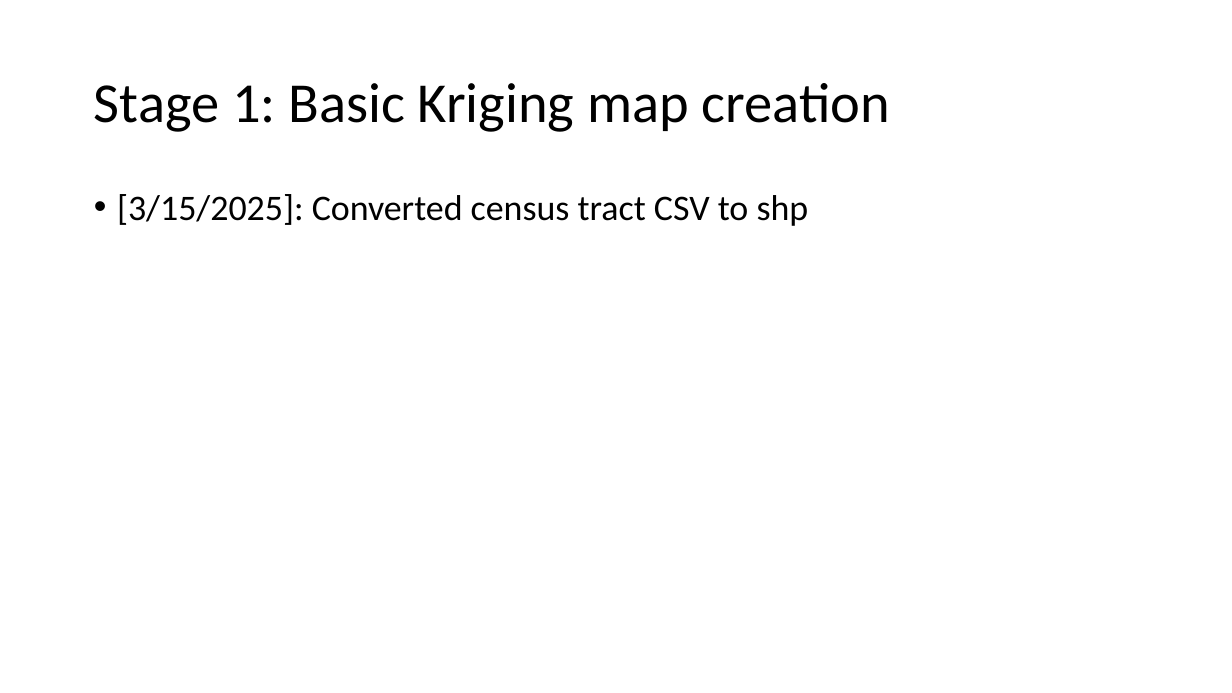
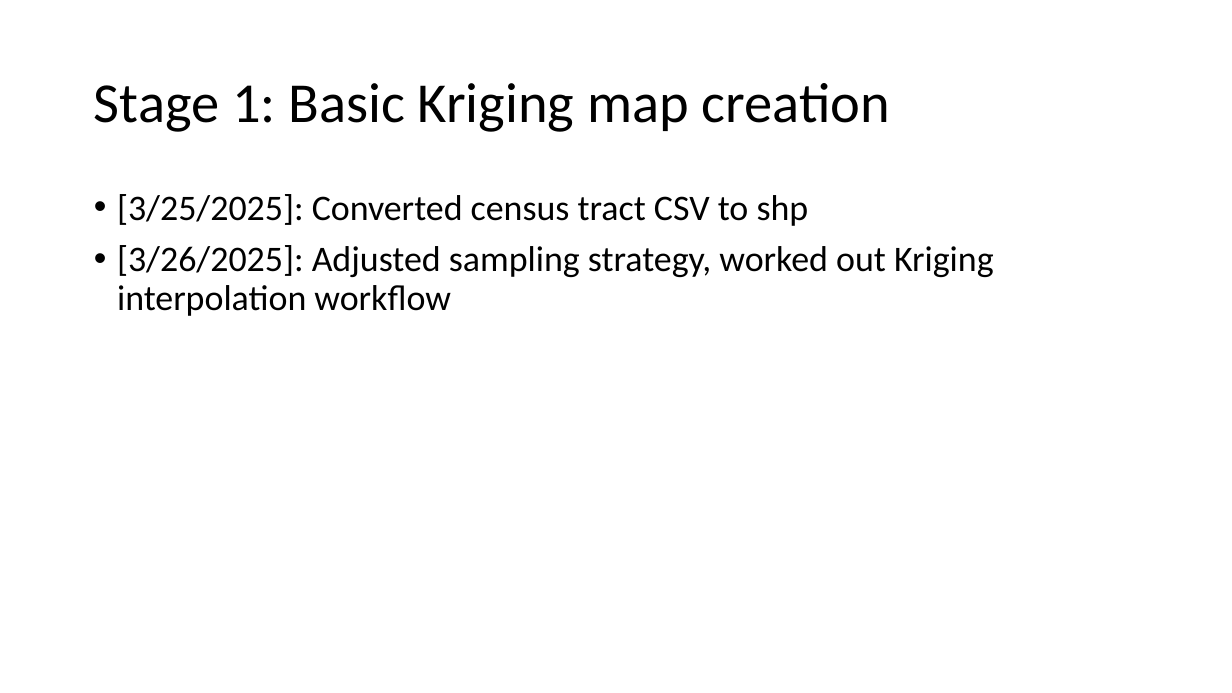
Before and after one commit to FanLukeLi/Real-time-temp-Krig-Buffalo, a slide deck: slide 4 of proposal/proposal.pptx. Drawn at 1232x693 pixels with LibreOffice and Linux fonts; fonts in the diff are those of the drawing. Boxes give left, top, right and bottom in pixels: in the first picture for what was removed or moved away, otherwise in the second. Text is boxed around its words. In the diff, an @@ line names an element or a change of style, - is before the commit and + after.

Commit message:
updated log in proposal

```diff
--- a/proposal/proposal.pptx
+++ b/proposal/proposal.pptx
@@ text at (x1=117, y1=194, x2=994, y2=316): text changed @@
-• [3/15/2025]: Converted census tract CSV to shp
+• [3/25/2025]: Converted census tract CSV to shp
+• [3/26/2025]: Adjusted sampling strategy, worked out Kriging interpolation workflow
```
